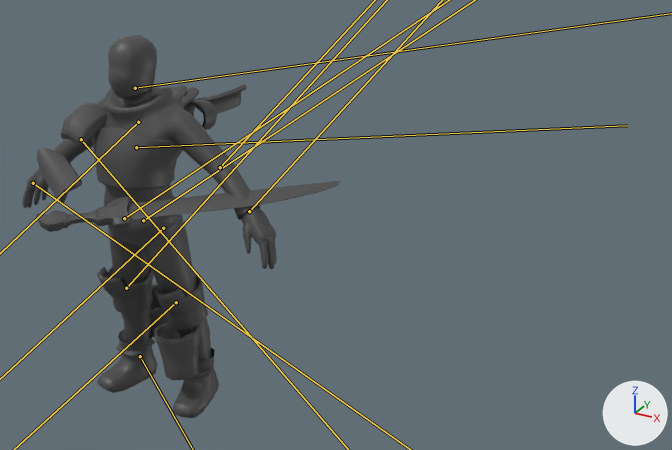
What one commit did to the FBX model Assets/Animations/Character/Grapple Poses/ANIM_Character_GrapplePose_Back.fbx.
Before and after are seen from a camera (50 mm lens) standing at (2.75, -3.15, 2.72) and looking at (-0.97, 3.61, -0.66). The axes (+X, +Y, +Z) are drawn at lower right. The lights are the same throughout. The bones that change are drawn over the model as lines.

In view in the first picture: 'Bicep_Strap', 'Chest_Armour', 'Leg_Guards_KneePad', 'Right_Shoulder_Pad', 'character_mesh', 'pCube1', 'pCube3', 'polySurface4', 'polySurface5'.
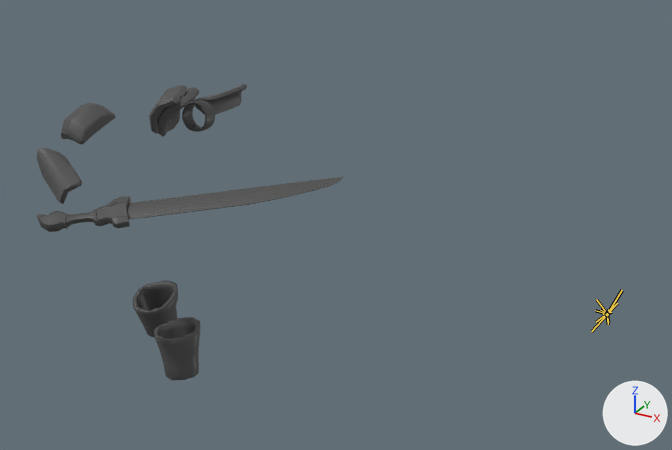
The newer file adds an action. The first version stands in its rest pose; the second is drawn at frame 27 of the action 'Back'.

ob_sword is not drawn itself; it is the parent of ob_pcube3, ob_pcube1.

Boxes [x1, y1, x2, y2] around the edits, measured in the pictures (672 x 450 px):
'character_mesh', posed (not visible afterwards)
    before: [23, 35, 277, 418]
'Chest_Armour', posed (not visible afterwards)
    before: [92, 128, 183, 189]
'pCube3', posed (7% taller)
    before: [127, 180, 341, 220]
    after: [126, 177, 343, 220]
'Leg_Guards_KneePad', posed (not visible afterwards)
    before: [97, 264, 208, 330]
'pCube1', posed
    before: [36, 197, 131, 232]
    after: [37, 197, 131, 232]
'Bicep_Strap', posed
    before: [184, 100, 217, 130]
    after: [182, 101, 215, 132]
'polySurface6', unchanged, uncovered by the edit
    before: [150, 282, 169, 338]
    after: [133, 280, 178, 338]
bone 'JNT_Spine3', root to tip
    before: (136, 147) to (627, 125)
    after: (607, 314) to (603, 314)

The change in detail:
Bone 'JNT_Hips' (bone_jnt_hips) moves from (0.0, 0.0, 0.0) to (-5.4, 8.3, -0.6).
Bone 'JNT_Hips' (bone_jnt_hips) turns from (0, 0, 0) to (6, 2, 0) degrees about its own x, y and z.
Bone 'JNT_Hips' (bone_jnt_hips) is rescaled from (1.0, 1.0, 1.0) to (0.01, 0.01, 0.01).
Bone 'JNT_Spine3' (bone_jnt_spine3) turns from (0, 0, 0) to (7, -8, 4) degrees about its own x, y and z.
Bone 'JNT_Spine3' (bone_jnt_spine3) is rescaled from (1.0, 1.0, 1.0) to (0.01, 0.01, 0.01).
Bone 'JNT_Chest' (bone_jnt_chest) turns from (0, 0, 0) to (25, 7, -10) degrees about its own x, y and z.
Bone 'JNT_Chest' (bone_jnt_chest) is rescaled from (1.0, 1.0, 1.0) to (0.01, 0.01, 0.01).
Bone 'JNT_HeadBase' (bone_jnt_headbase) turns from (0, 0, 0) to (67, -16, 1) degrees about its own x, y and z.
Bone 'JNT_HeadBase' (bone_jnt_headbase) is rescaled from (1.0, 1.0, 1.0) to (0.01, 0.01, 0.01).
Bone 'JNT_ForeArm_L' (bone_jnt_forearm_l) turns from (0, 0, 0) to (0, -3, 0) degrees about its own x, y and z.
Bone 'JNT_ForeArm_L' (bone_jnt_forearm_l) is rescaled from (1.0, 1.0, 1.0) to (0.01, 0.01, 0.01).
Bone 'JNT_Hand_L' (bone_jnt_hand_l) turns from (0, 0, 0) to (-24, -1, -1) degrees about its own x, y and z.
Bone 'JNT_Hand_L' (bone_jnt_hand_l) is rescaled from (1.0, 1.0, 1.0) to (0.01, 0.01, 0.01).
Bone 'JNT_ForeArm_R' (bone_jnt_forearm_r) turns from (0, 0, 0) to (0, -59, 0) degrees about its own x, y and z.
Bone 'JNT_ForeArm_R' (bone_jnt_forearm_r) is rescaled from (1.0, 1.0, 1.0) to (0.01, 0.01, 0.01).
Bone 'JNT_Middle1_R' (bone_jnt_middle1_r) turns from (0, 0, 0) to (-3, 9, -41) degrees about its own x, y and z.
Bone 'JNT_Middle1_R' (bone_jnt_middle1_r) is rescaled from (1.0, 1.0, 1.0) to (0.01, 0.01, 0.01).
Bone 'JNT_UpperLeg_L' (bone_jnt_upperleg_l) turns from (0, 0, 0) to (13, 0, 31) degrees about its own x, y and z.
Bone 'JNT_UpperLeg_L' (bone_jnt_upperleg_l) is rescaled from (1.0, 1.0, 1.0) to (0.01, 0.01, 0.01).
Bone 'JNT_LowerLeg_L' (bone_jnt_lowerleg_l) turns from (0, 0, 0) to (0, -3, -26) degrees about its own x, y and z.
Bone 'JNT_LowerLeg_L' (bone_jnt_lowerleg_l) is rescaled from (1.0, 1.0, 1.0) to (0.01, 0.01, 0.01).
Bone 'JNT_UpperLeg_R' (bone_jnt_upperleg_r) turns from (0, 0, 0) to (-20, 1, -3) degrees about its own x, y and z.
Bone 'JNT_UpperLeg_R' (bone_jnt_upperleg_r) is rescaled from (1.0, 1.0, 1.0) to (0.01, 0.01, 0.01).
Bone 'JNT_RowerLeg_R' (bone_jnt_rowerleg_r) turns from (0, 0, 0) to (0, -2, -15) degrees about its own x, y and z.
Bone 'JNT_RowerLeg_R' (bone_jnt_rowerleg_r) is rescaled from (1.0, 1.0, 1.0) to (0.01, 0.01, 0.01).
Bone 'JNT_Foot_R' (bone_jnt_foot_r) turns from (0, 0, 0) to (-6, -6, 13) degrees about its own x, y and z.
Bone 'JNT_Foot_R' (bone_jnt_foot_r) is rescaled from (1.0, 1.0, 1.0) to (0.01, 0.01, 0.01).
